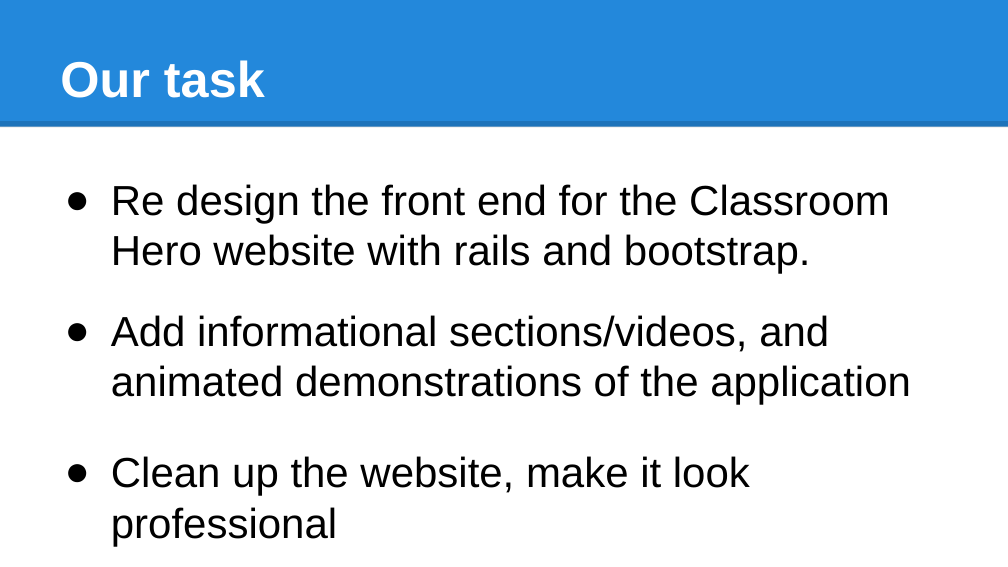
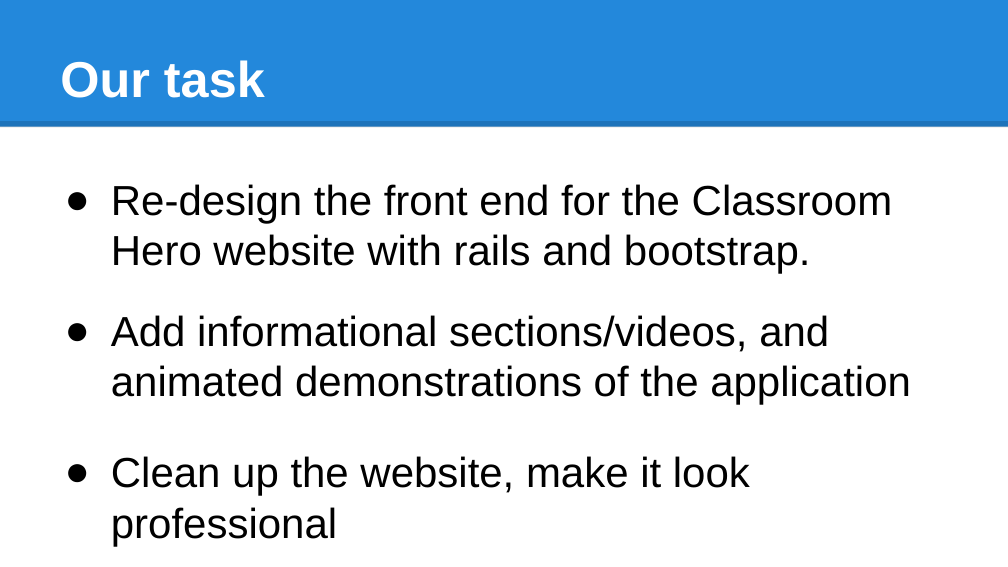
Before and after one commit to JoshNussbaum/classroom-hero-rails, a slide deck: slide 4 of CS115_Presentation.pptx. Drawn at 1008x567 pixels with LibreOffice and Linux fonts; fonts in the diff are those of the drawing. Boxes give left, top, right and bottom in pixels: in the first picture for what was removed or moved away, otherwise in the second. Text is boxed around its words. In the diff, an @@ line names an element or a change of style, - is before the commit and + after.

```diff
--- a/CS115_Presentation.pptx
+++ b/CS115_Presentation.pptx
@@ text at [111, 184, 893, 274]: text changed @@
-● Re design the front end for the Classroom Hero website with rails and bootstrap.
+● Re-design the front end for the Classroom Hero website with rails and bootstrap.
```
Also in this commit, not shown: 1 other slide changed, 1 slide removed, 30 other files.
